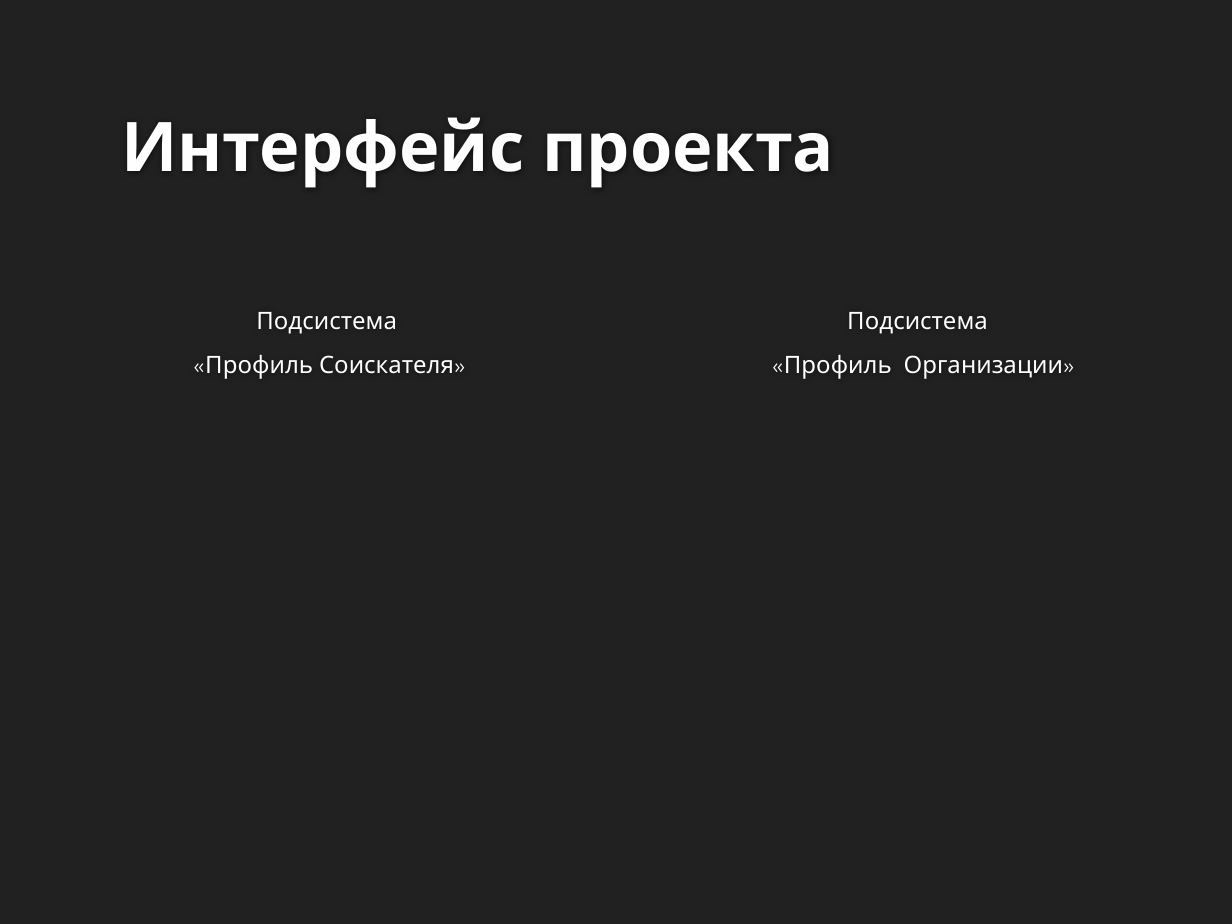
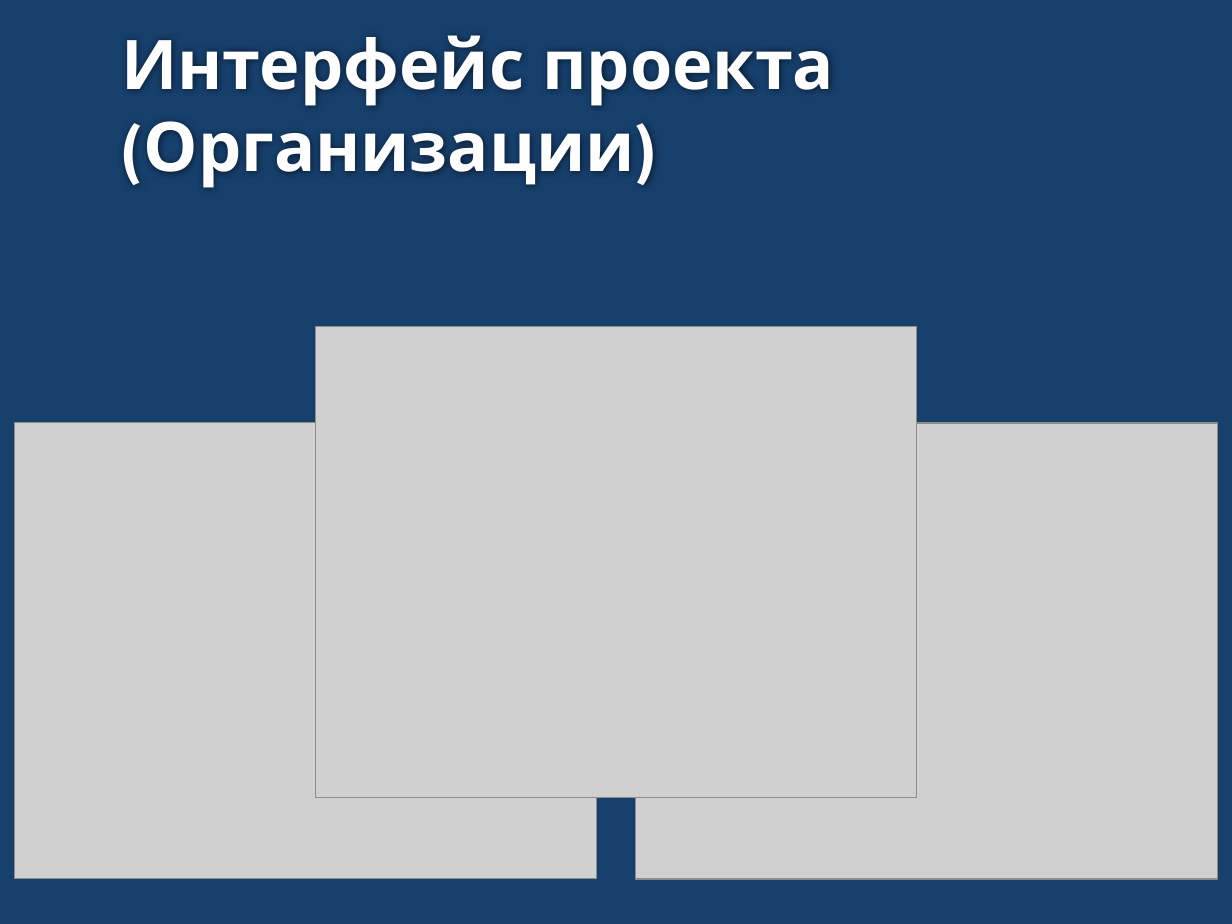
Before and after one commit to SerPan23/celevik, a slide deck: slide 8 of презентация.pptx (slide 7 before the commit). Drawn at 1232x924 pixels with LibreOffice and Linux fonts; fonts in the diff are those of the drawing; grey boxes stand for pictures; background and template pictures are left out. Boxes give left, top, right and bottom in pixels: in the first picture for what was removed or moved away, otherwise in the second. Text is boxed around its words. In the diff, an @@ line names an element or a change of style, - is before the commit and + after.

```diff
--- a/презентация.pptx
+++ b/презентация.pptx
@@ background #212121 to #17406D @@
@@ title at (121,35,834,188): text changed @@
-Интерфейс проекта
+Интерфейс проекта (Организации)
@@ text removed at (205,312,454,379) @@
-Подсистема
-«Профиль Соискателя»
@@ picture added at (315,326,917,798) @@
@@ text removed at (784,312,1063,379) @@
-Подсистема
-«Профиль Организации»
@@ picture added at (15,423,598,880) @@
@@ picture added at (636,423,1218,878) @@
```
Also in this commit, not shown: 10 other slides changed, 1 slide added, 4 other files.
